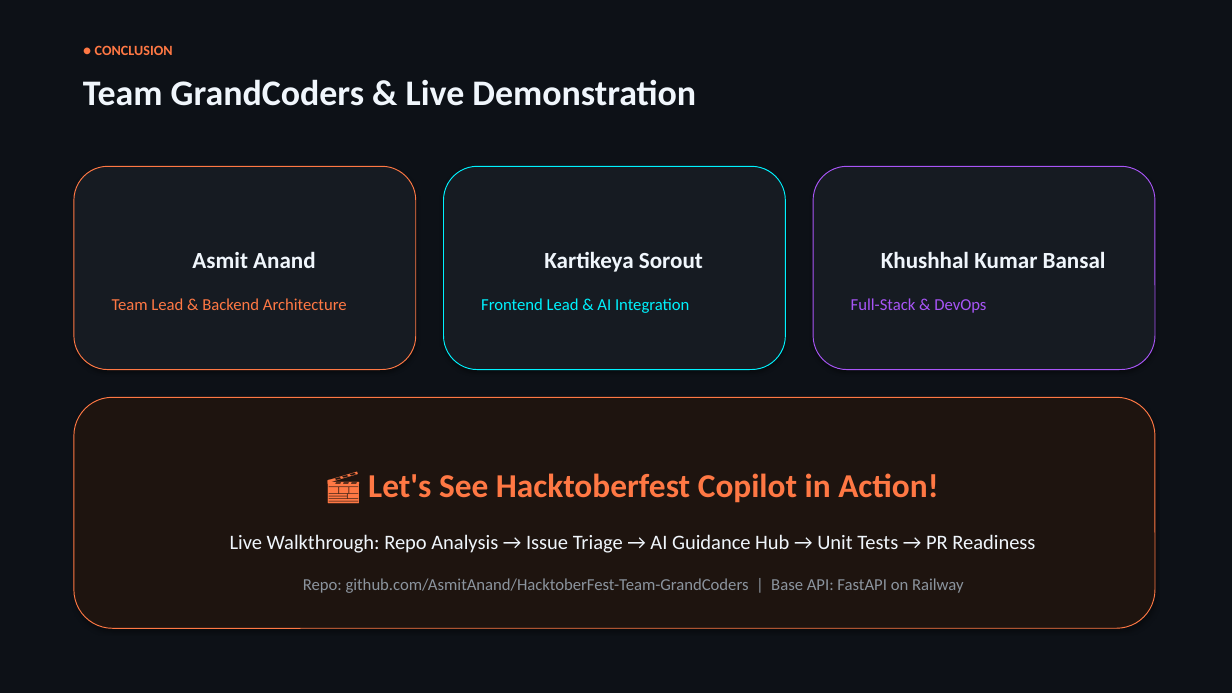
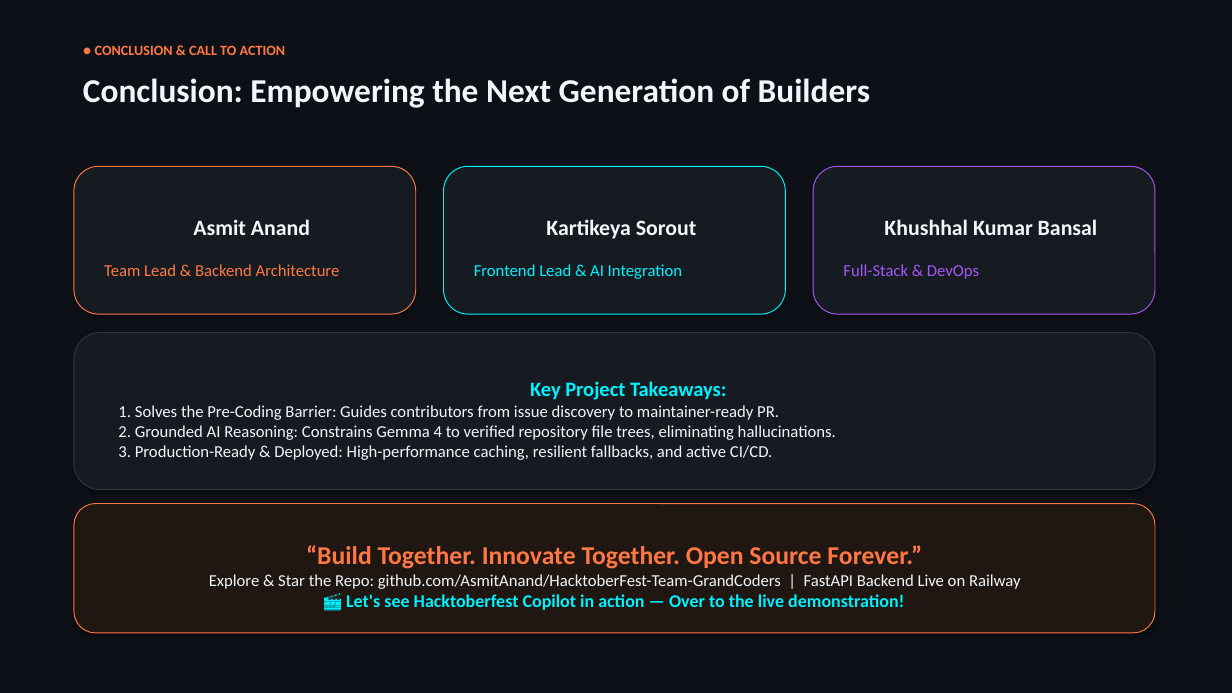
Before and after one commit to AsmitAnand/HacktoberFest-Team-GrandCoders, a slide deck: slide 8 of docs/Hacktoberfest_Copilot_Round2_Presentation.pptx. Drawn at 1232x693 pixels with LibreOffice and Linux fonts; fonts in the diff are those of the drawing. Boxes give left, top, right and bottom in pixels: in the first picture for what was removed or moved away, otherwise in the second. Text is boxed around its words. In the diff, an @@ line names an element or a change of style, - is before the commit and + after.

```diff
--- a/docs/Hacktoberfest_Copilot_Round2_Presentation.pptx
+++ b/docs/Hacktoberfest_Copilot_Round2_Presentation.pptx
@@ text at (95, 45, 286, 55): text changed @@
-● CONCLUSION
+● CONCLUSION & CALL TO ACTION
@@ text at (83, 78, 870, 108): text changed; size 28 to 26 pt @@
-Team GrandCoders & Live Demonstration
+Conclusion: Empowering the Next Generation of Builders
@@ rounded rectangle "Asmit Anand": place and size @@
-rounded rectangle "Asmit Anand" at (74, 166, 416, 370)
+rounded rectangle "Asmit Anand" at (74, 166, 416, 314)
@@ rounded rectangle "Kartikeya Sorout": place and size @@
-rounded rectangle "Kartikeya Sorout" at (444, 166, 786, 370)
+rounded rectangle "Kartikeya Sorout" at (444, 166, 786, 314)
@@ rounded rectangle "Khushhal Kumar Bansal": place and size @@
-rounded rectangle "Khushhal Kumar Bansal" at (813, 166, 1155, 370)
+rounded rectangle "Khushhal Kumar Bansal" at (813, 166, 1155, 314)
@@ text in rounded rectangle at (193, 219, 310, 235): size 18 to 17 pt in "Asmit Anand" @@
@@ text in rounded rectangle at (546, 219, 697, 239): size 18 to 17 pt in "Kartikeya Sorout" @@
@@ text in rounded rectangle at (884, 219, 1098, 235): size 18 to 17 pt in "Khushhal Kumar Bansal" @@
@@ rounded rectangle "Key Project Takeaways:": place and size @@
-rounded rectangle "Key Project Takeaways:" at (74, 397, 1155, 628)
+rounded rectangle "Key Project Takeaways:" at (74, 333, 1155, 490)
@@ rounded rectangle "Key Project Takeaways:" at (74, 333, 1155, 490): fill #1E140F to #161B22; outline #FF7844 0.75 pt to #30363D 0.75 pt @@
@@ text in rounded rectangle at (118, 381, 836, 460): text changed; text colour #8B949E to #F0F6FC @@
-🎬 Let's See Hacktoberfest Copilot in Action!
-Live Walkthrough: Repo Analysis → Issue Triage → AI Guidance Hub → Unit Tests → PR Readiness
-Repo: github.com/AsmitAnand/HacktoberFest-Team-GrandCoders | Base API: FastAPI on Railway
+Key Project Takeaways:
+1. Solves the Pre-Coding Barrier: Guides contributors from issue discovery to maintainer-ready PR.
+2. Grounded AI Reasoning: Constrains Gemma 4 to verified repository file trees, eliminating hallucinations.
+3. Production-Ready & Deployed: High-performance caching, resilient fallbacks, and active CI/CD.
@@ rounded rectangle added at (74, 504, 1155, 633), fill #201612, outline #FF7844 0.75 pt, 13 pt, text #F0F6FC, bold @@
+“Build Together. Innovate Together. Open Source Forever.”
+Explore & Star the Repo: github.com/AsmitAnand/HacktoberFest-Team-GrandCoders | FastAPI Backend Live on Railway
+🎬 Let's see Hacktoberfest Copilot in action — Over to the live demonstration!
```
Also in this commit, not shown: 6 other slides changed, 1 slide added, 1 slide removed.
